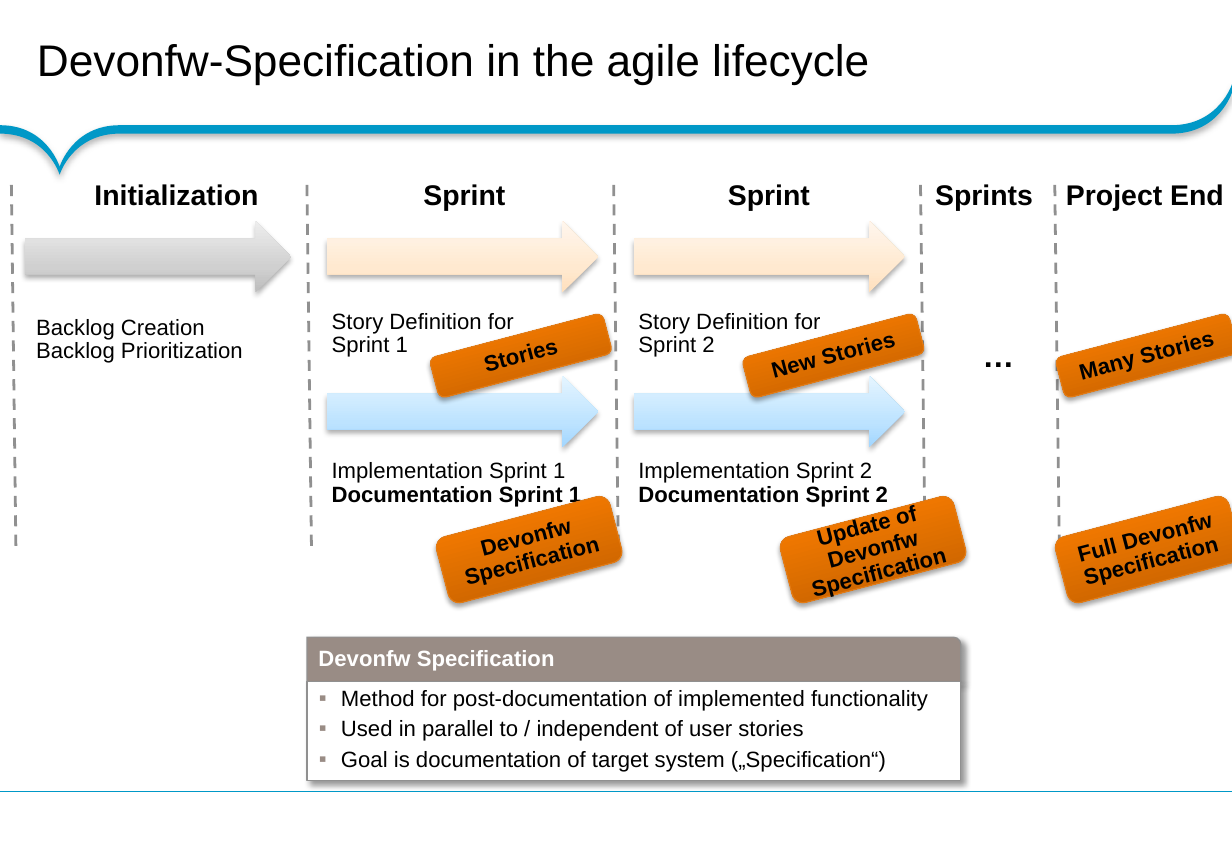
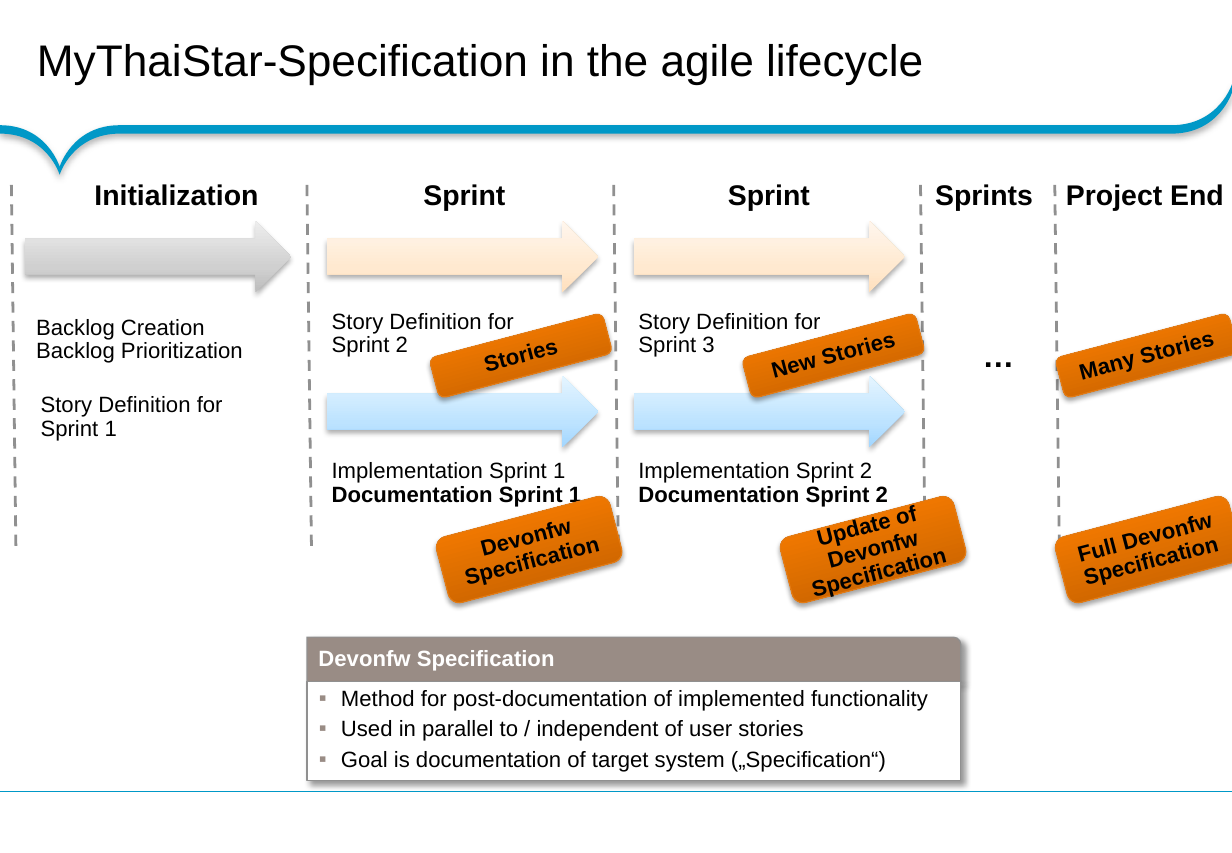
Before and after one commit to devonfw/accelerated-solution-design, a slide deck: slide 2 of functional_specification/MyThaiStar/concepts/rationale/20170928_Overview_MyThaiStar_Specification.pptx. Drawn at 1232x853 pixels with LibreOffice and Linux fonts; fonts in the diff are those of the drawing; background and template pictures are left out. Boxes give left, top, right and bottom in pixels: in the first picture for what was removed or moved away, otherwise in the second. Text is boxed around its words. In the diff, an @@ line names an element or a change of style, - is before the commit and + after.

Commit message:
Corrections of Typos.

```diff
--- a/functional_specification/MyThaiStar/concepts/rationale/20170928_Overview_MyThaiStar_Specification.pptx
+++ b/functional_specification/MyThaiStar/concepts/rationale/20170928_Overview_MyThaiStar_Specification.pptx
@@ title at [37, 44, 923, 85]: text changed @@
-Devonfw-Specification in the agile lifecycle
+MyThaiStar-Specification in the agile lifecycle
@@ text at [332, 313, 514, 357]: text changed @@
-Story Definition for
-Sprint 1
+Story Definition for
+Sprint 2
@@ text at [638, 313, 821, 357]: text changed @@
-Story Definition for
-Sprint 2
+Story Definition for
+Sprint 3
@@ text added at [41, 396, 223, 441], 14 pt, text #000000 @@
+Story Definition for
+Sprint 1
```
Also in this commit, not shown: 3 other slides changed.
